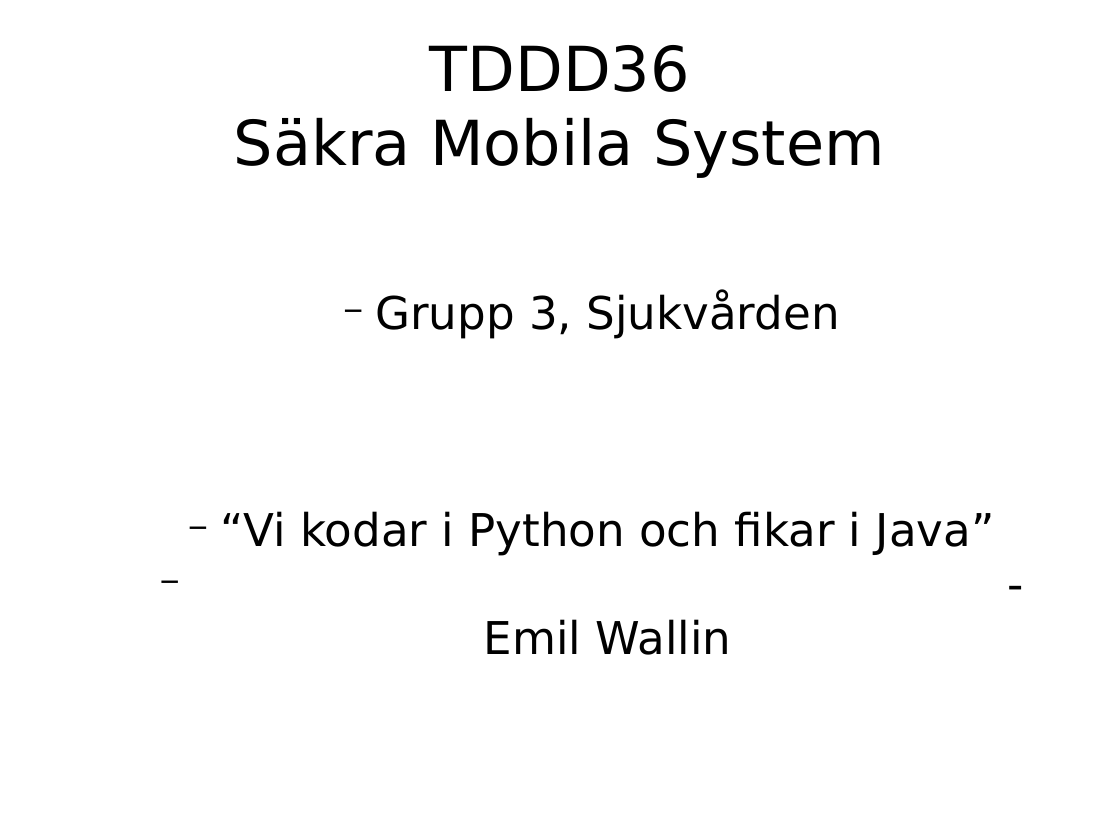
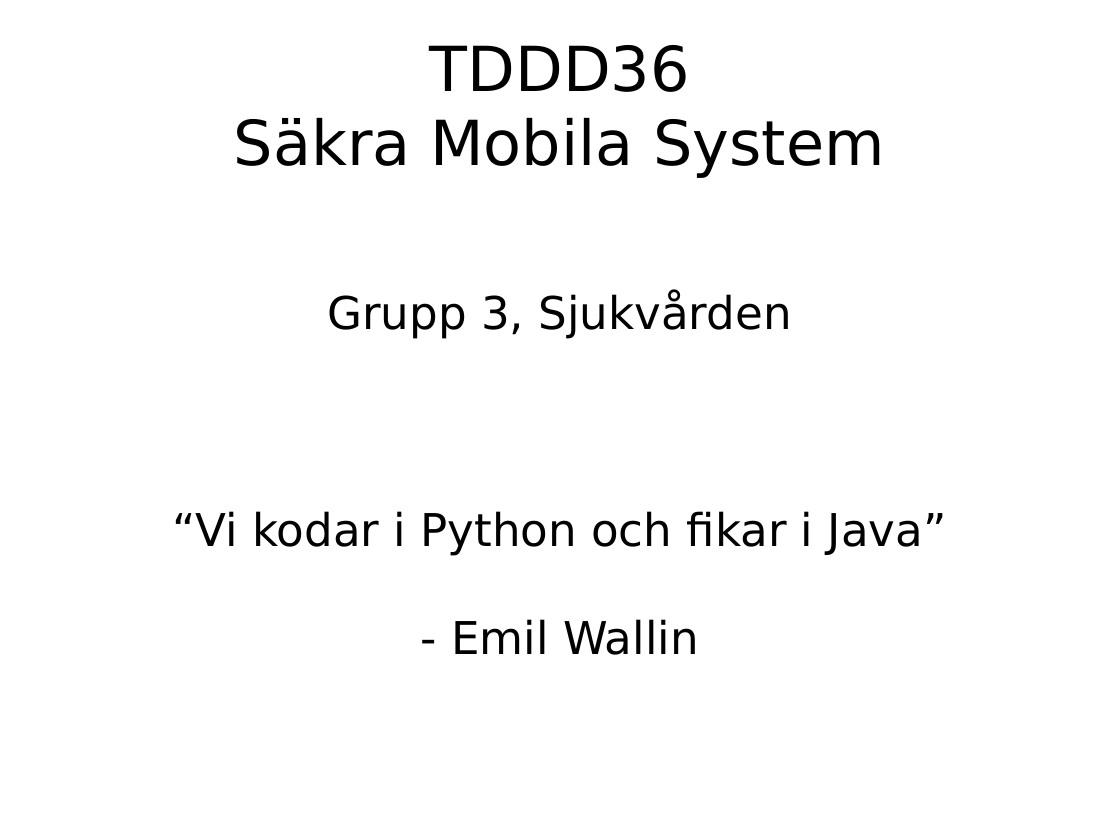
Before and after one commit to Loffe/errors-included, a slide deck: slide 1 of docs/presentation.odp. Drawn at 1120x840 pixels with LibreOffice and Linux fonts; fonts in the diff are those of the drawing. Boxes give left, top, right and bottom in pixels: in the first picture for what was removed or moved away, otherwise in the second. Text is boxed around its words. In the diff, an @@ line names an element or a change of style, - is before the commit and + after.

```diff
--- a/docs/presentation.odp
+++ b/docs/presentation.odp
@@ subtitle "Grupp 3, Sjukvården" at bbox=[172, 292, 947, 655]: bullet − to none; list level 2 to 1 in "Grupp 3, Sjukvården"; list level 2 to 1 in "“Vi kodar i Python och ..."; list level 2 to 1 in "- Emil Wallin" @@
```
Also in this commit, not shown: 1 other file.
